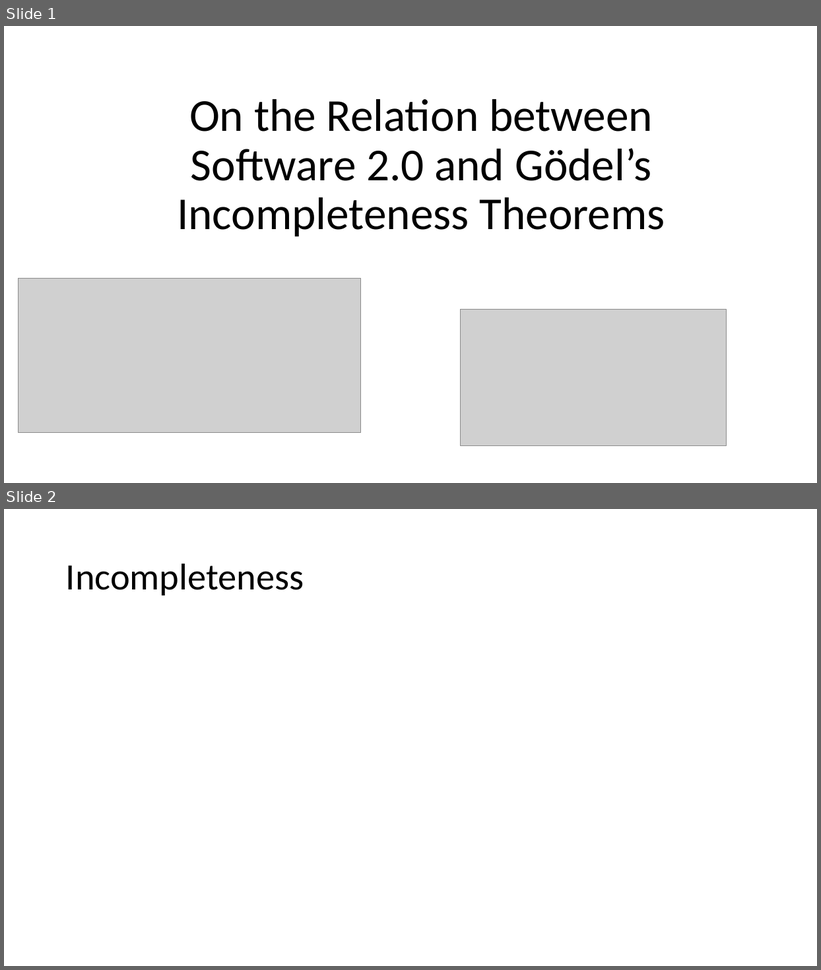
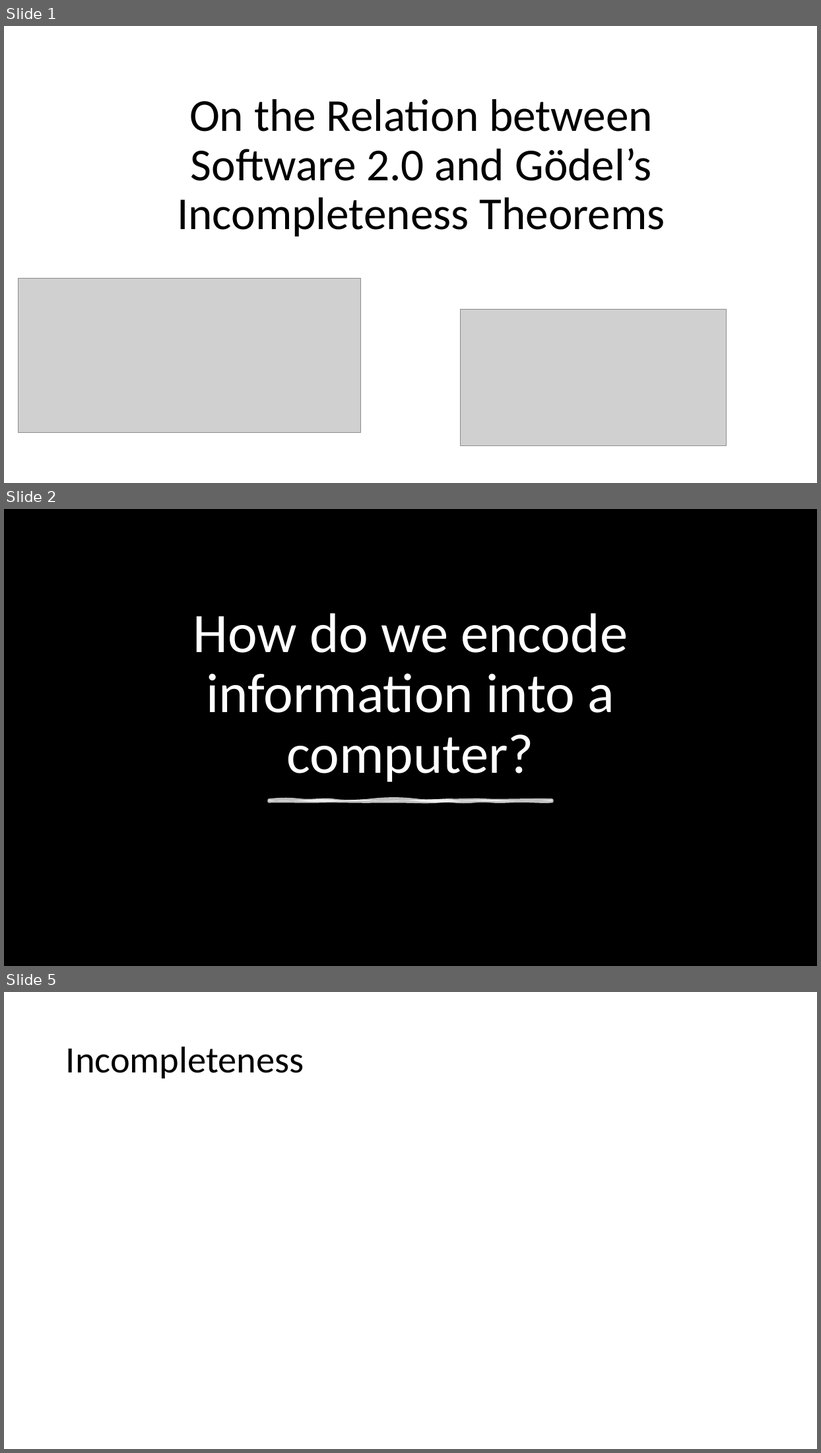
Before and after one commit to natitaw/my-books, a slide deck: presentation/Presentation1.pptx. Shown one above the other, each under a label of ours: slides 1 and 2 before the commit, slides 1, 2 and 5 after it; the slides between them are not shown. The pictures are 821x970 and 821x1453 pixels, drawn with LibreOffice and Linux fonts; fonts in the diff are those of the drawing; grey boxes stand for pictures; background and template pictures are left out. Boxes give left, top, right and bottom in pixels: in the first picture for what was removed or moved away, otherwise in the second. Text is boxed around its words. In the diff, an @@ line names an element or a change of style, - is before the commit and + after.

```diff
--- a/presentation/Presentation1.pptx
+++ b/presentation/Presentation1.pptx
@@ slide 2 added at box(4, 509, 817, 966), background picture (left out) @@
@@ title added at box(193, 613, 628, 782), 66 pt, text #FFFFFF @@
+How do we encode information into a computer?
@@ freeform shape added at box(269, 801, 552, 802), fill #FFFFFF at 75% opacity, outline #FFFFFF 3.5 pt @@
@@ what was slide 2 is now slide 5 @@
```
Also in this commit, not shown: 1 slide changed, 1 other slide added, 2 other files.
